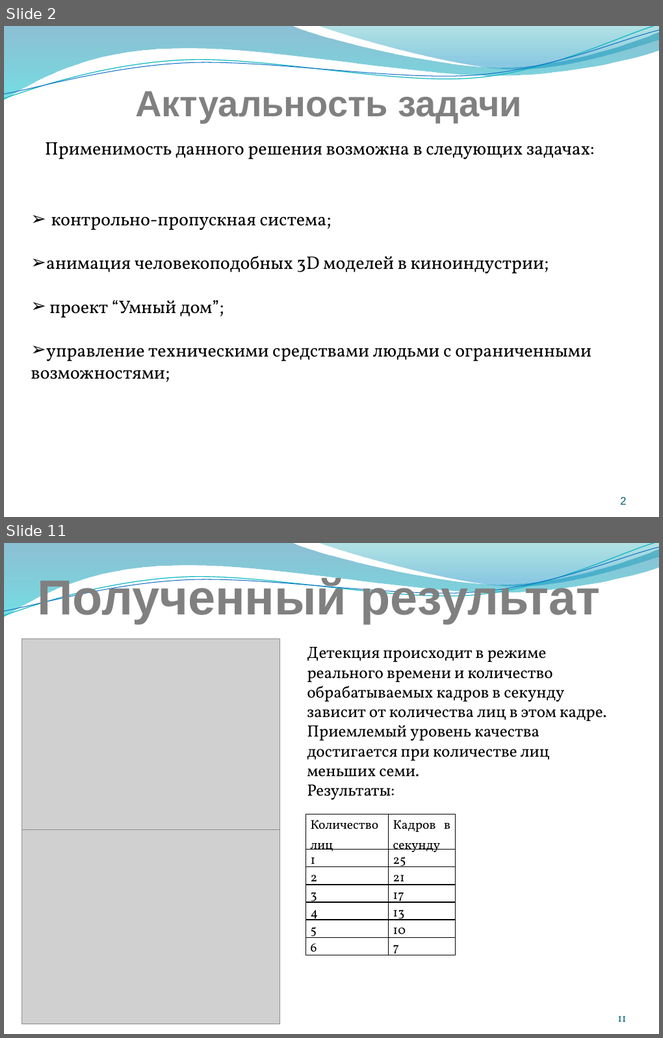
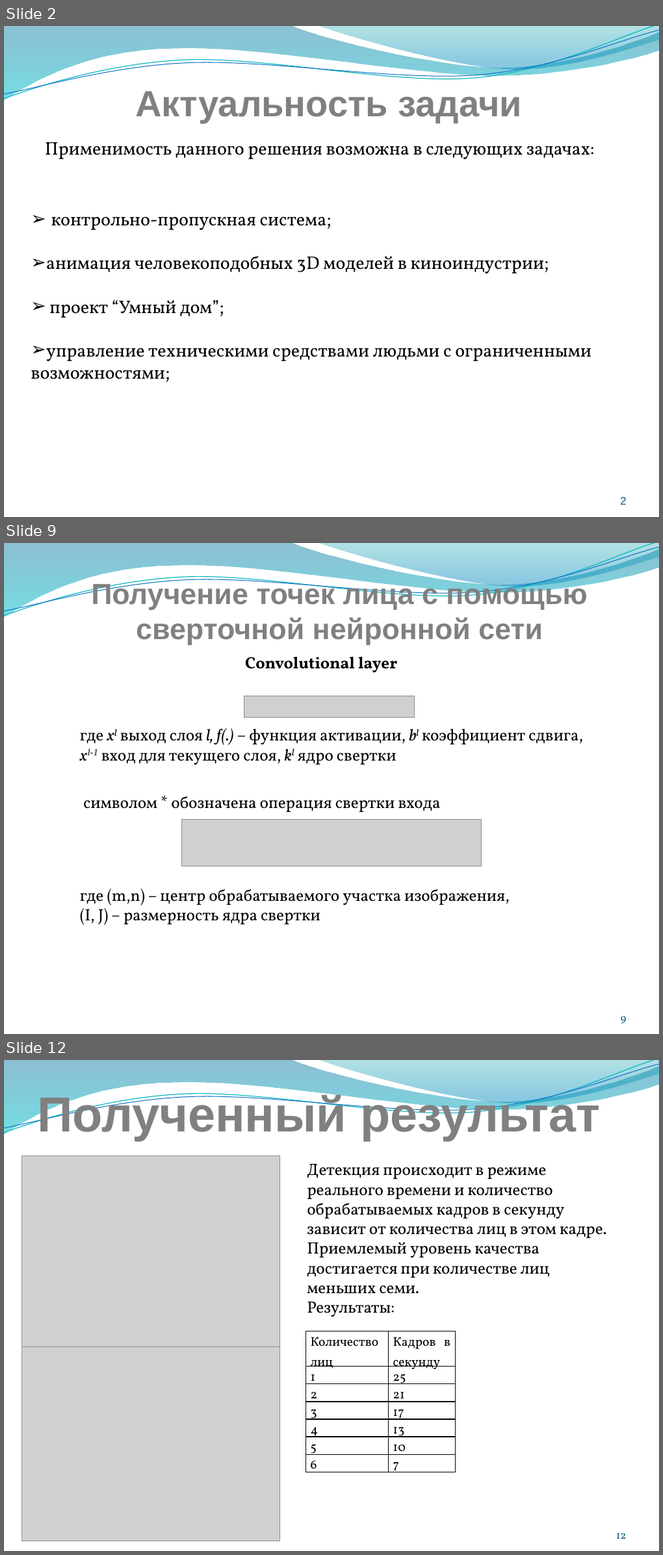
Before and after one commit to lao777/detectKeypointFace, a slide deck: text/Doklad.pptx. Shown one above the other, each under a label of ours: slides 2 and 11 before the commit, slides 2, 9 and 12 after it; the slides between them are not shown. The pictures are 663x1038 and 663x1555 pixels, drawn with LibreOffice and Linux fonts; fonts in the diff are those of the drawing; grey boxes stand for pictures. Boxes give left, top, right and bottom in pixels: in the first picture for what was removed or moved away, otherwise in the second. Text is boxed around its words. In the diff, an @@ line names an element or a change of style, - is before the commit and + after.

```diff
--- a/text/Doklad.pptx
+++ b/text/Doklad.pptx
@@ slide 9 added at [4,543,659,1034], background #FFFFFF; not listed: 4 template elements that a slide beside it also shows @@
@@ text added at [91,581,587,645], 32 pt, text #808080, bold @@
+Получение точек лица с помощью
+сверточной нейронной сети
@@ text added at [245,657,397,673], 18 pt, text #000000, bold @@
+Convolutional layer
@@ picture added at [244,696,414,717] @@
@@ text added at [80,728,583,765], 18 pt, text #000000 @@
+где xl выход слоя l, f(.) – функция активации, bl коэффициент сдвига,
+xl-1 вход для текущего слоя, kl ядро свертки
@@ text added at [83,797,441,812], 18 pt, text #000000 @@
+символом * обозначена операция свертки входа
@@ picture added at [182,819,482,866] @@
@@ text added at [80,889,510,925], 18 pt, text #000000 @@
+где (m,n) – центр обрабатываемого участка изображения,
+(I, J) – размерность ядра свертки
@@ page number added at [621,1016,627,1024], 12 pt, text #045D75 @@
+9
@@ what was slide 11 is now slide 12 @@
@@ page number at [616,1533,627,1539]: text changed @@
-11
+12
```
Also in this commit, not shown: 6 slides changed, 3 other slides added, 3 slides removed.
